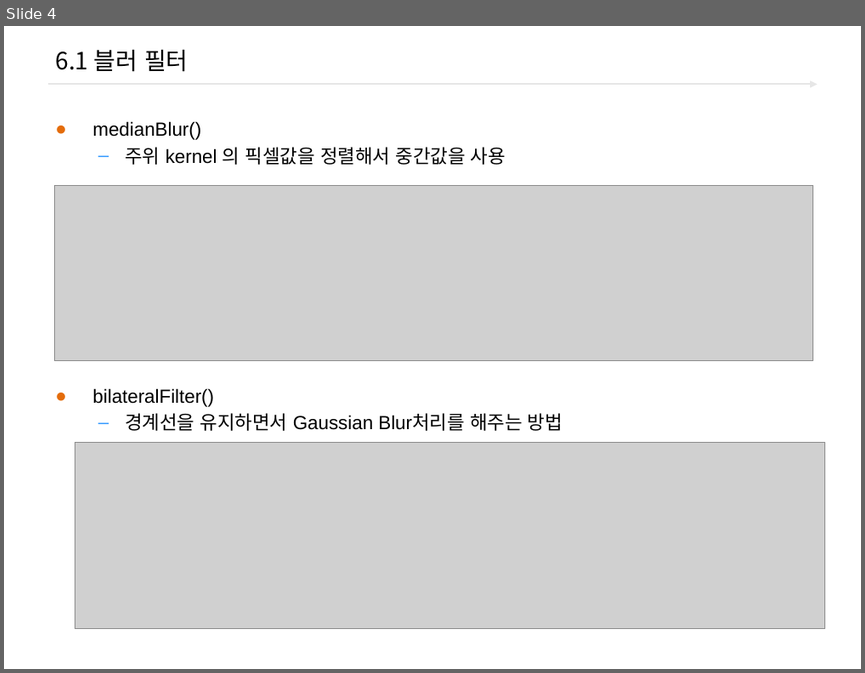
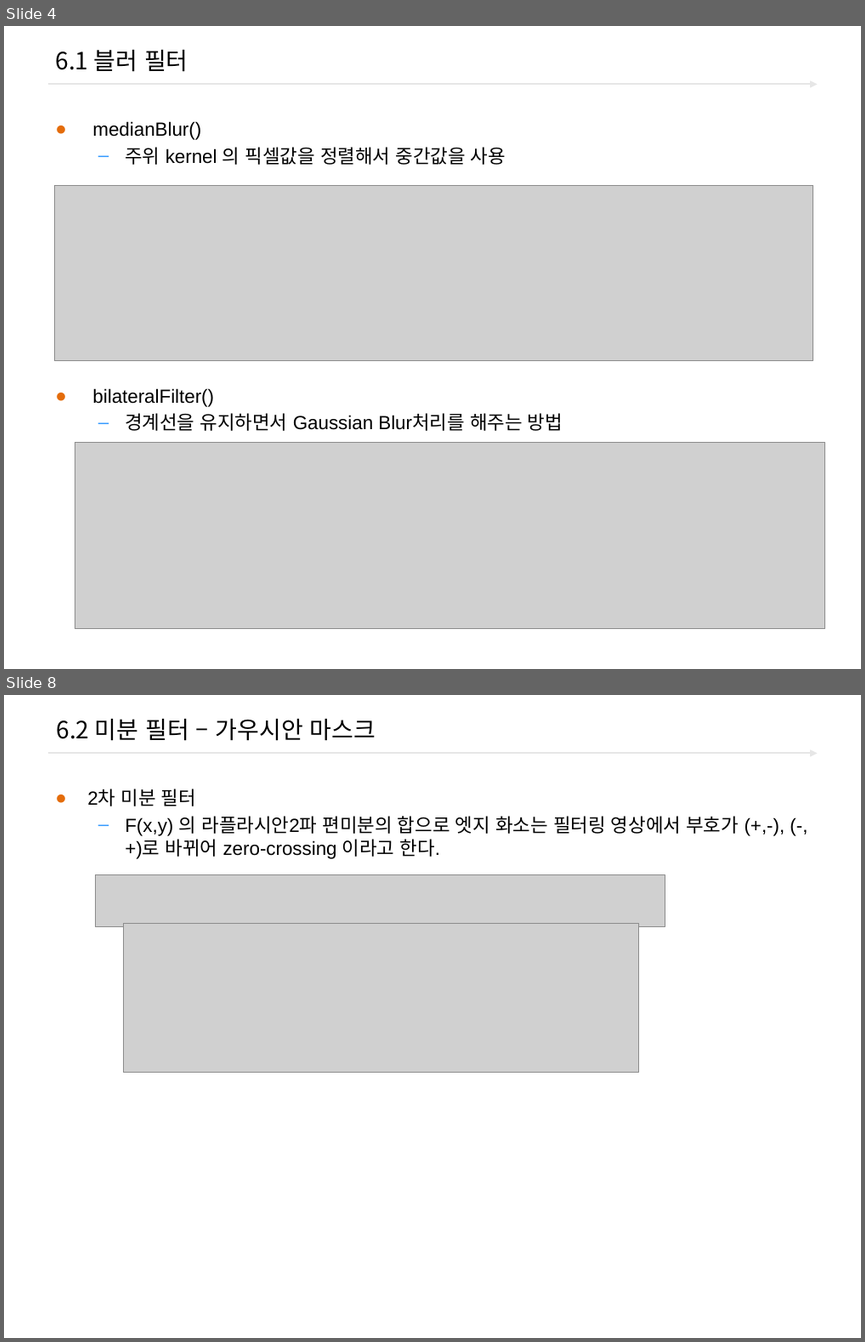
Before and after one commit to freshmea/ict_robot_dajung, a slide deck: pdf_ppt/2.OpenCV/Open_cv_06_필터링.pptx. Shown one above the other, each under a label of ours: slide 4 before the commit, slides 4 and 8 after it; the slides between them are not shown. The pictures are 865x673 and 865x1342 pixels, drawn with LibreOffice and Linux fonts; fonts in the diff are those of the drawing; grey boxes stand for pictures; background and template pictures are left out. Boxes give left, top, right and bottom in pixels: in the first picture for what was removed or moved away, otherwise in the second. Text is boxed around its words. In the diff, an @@ line names an element or a change of style, - is before the commit and + after.

```diff
--- a/pdf_ppt/2.OpenCV/Open_cv_06_필터링.pptx
+++ b/pdf_ppt/2.OpenCV/Open_cv_06_필터링.pptx
@@ slide 8 added at [4, 695, 861, 1338], background #FFFFFF; not listed: 1 template element that a slide beside it also shows @@
@@ title added at [57, 718, 375, 741], 20 pt, text #000000 @@
+6.2 미분 필터 – 가우시안 마스크
@@ text added at [87, 789, 738, 859], 16 pt, text #000000 @@
+● 2차 미분 필터
+  – F(x,y) 의 라플라시안2파 편미분의 합으로 엣지 화소는 필터링 영상에서 부호가 (+,-), (-,+)로 바뀌어 zero-crossing 이라고 한다.
@@ picture added at [95, 875, 664, 926] @@
@@ picture added at [123, 923, 638, 1072] @@
```
Also in this commit, not shown: 6 other slides added, 1 other file.
